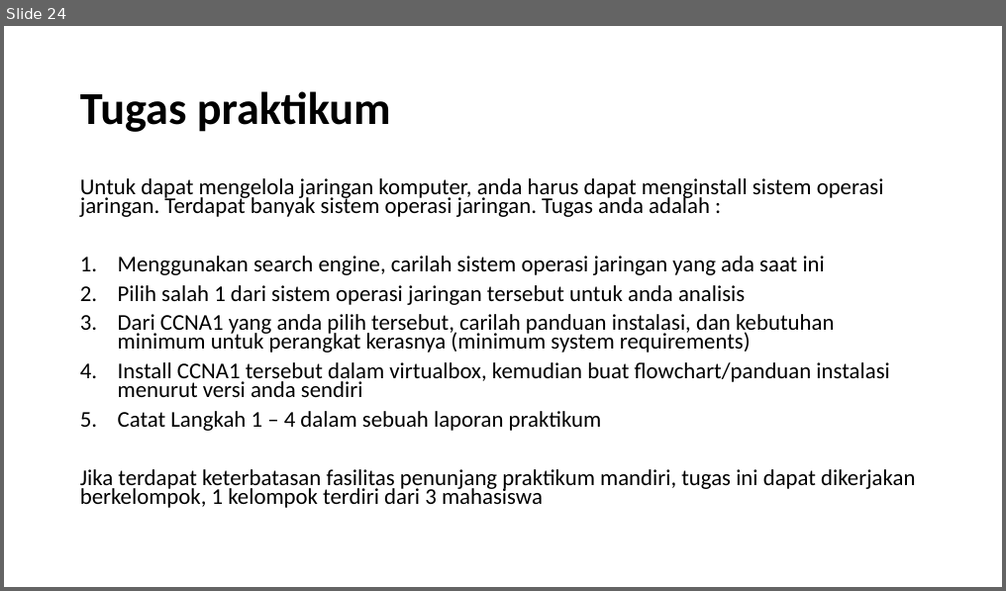
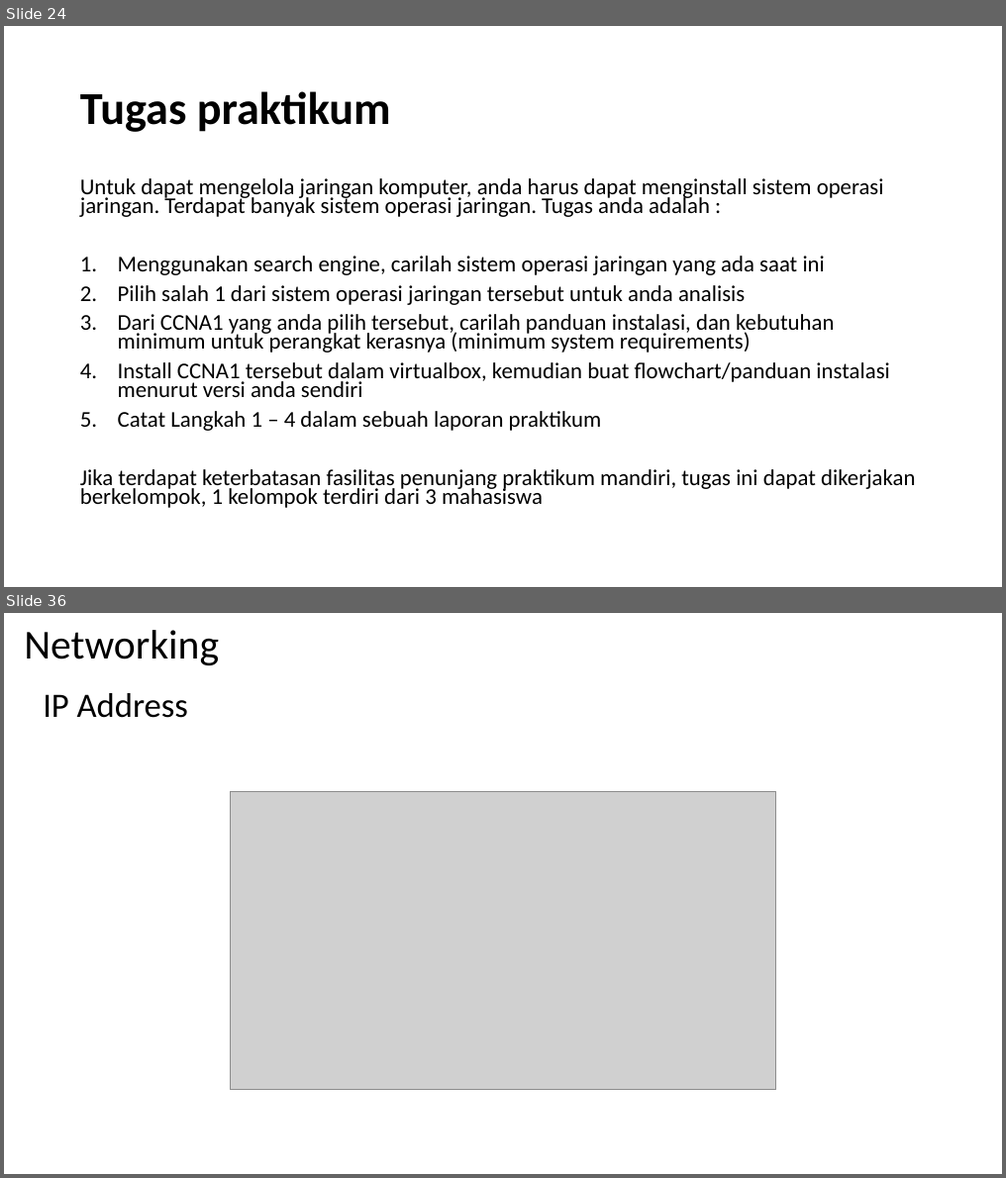
Before and after one commit to amelcharolinesgn2/Networking-CNNA-1-2, a slide deck: Basic_network_Topology.pptx. Shown one above the other, each under a label of ours: slide 24 before the commit, slides 24 and 36 after it; the slides between them are not shown. The pictures are 1006x591 and 1006x1178 pixels, drawn with LibreOffice and Linux fonts; fonts in the diff are those of the drawing; grey boxes stand for pictures. Boxes give left, top, right and bottom in pixels: in the first picture for what was removed or moved away, otherwise in the second. Text is boxed around its words. In the diff, an @@ line names an element or a change of style, - is before the commit and + after.

```diff
--- a/Basic_network_Topology.pptx
+++ b/Basic_network_Topology.pptx
@@ slide 36 added at <box>4,613,1002,1174</box>, background #FFFFFF @@
@@ title added at <box>24,630,219,665</box>, 39.6 pt, text #000000 @@
+Networking
@@ text added at <box>43,693,188,718</box>, 33 pt, text #000000 @@
+IP Address
@@ picture added at <box>230,791,776,1090</box> @@
```
Also in this commit, not shown: 14 other slides added.
